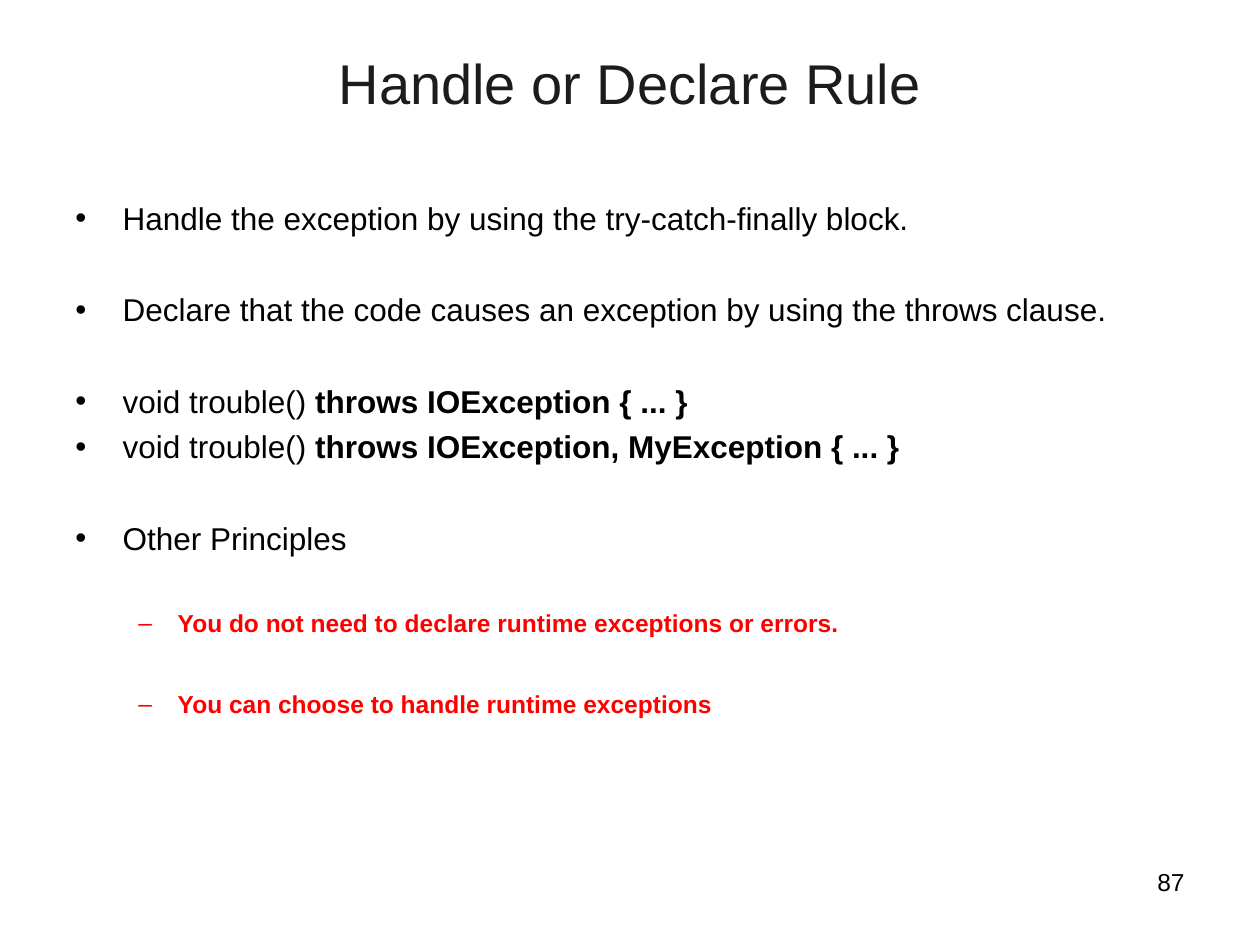
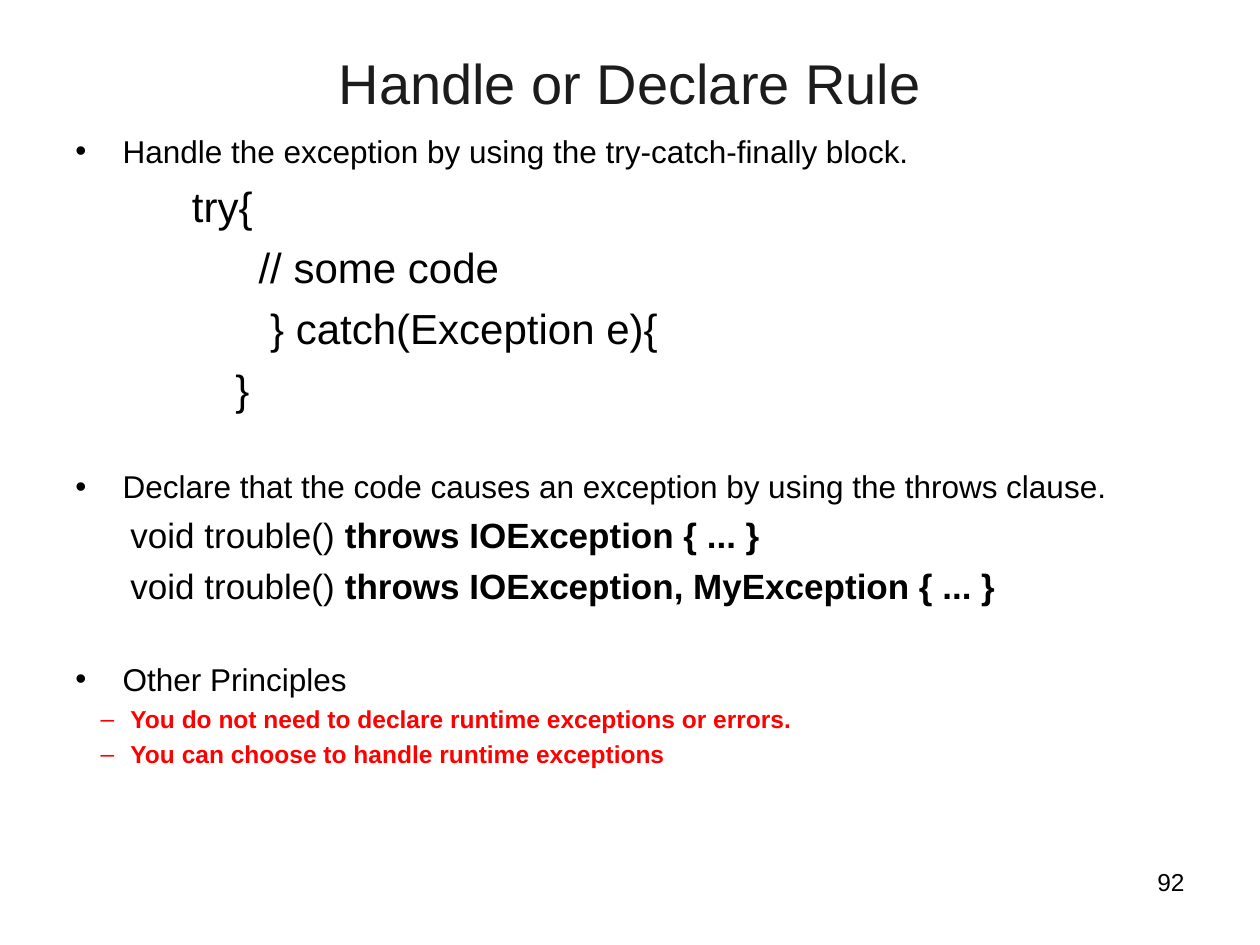
Before and after one commit to vatsanTraining/freshers_dec_2021, a slide deck: slide 92 of JavaModule_2_Excella.ppt (slide 87 before the commit). Drawn at 1260x945 pixels with LibreOffice and Linux fonts; fonts in the diff are those of the drawing; background and template pictures are left out. Boxes give left, top, right and bottom in pixels: in the first picture for what was removed or moved away, otherwise in the second. Text is boxed around its words. In the diff, an @@ line names an element or a change of style, - is before the commit and + after.

```diff
--- a/JavaModule_2_Excella.ppt
+++ b/JavaModule_2_Excella.ppt
@@ text "Handle the exception by using ...": place and size @@
-text "Handle the exception by using ..." at [123, 207, 1106, 718]
+text "Handle the exception by using ..." at [123, 140, 1106, 768]
@@ text at [192, 191, 657, 352]: paragraphs added @@
+  try{
+  // some code
+  } catch(Exception e){
+  }
@@ text at [130, 522, 909, 768]: size 18 to 20 pt in "void trouble() throws IOException { ... }", "void trouble() throws IOException, MyException { ... ..."; bullet • to none; list level 1 to 2 in "void trouble() throws IOException { ..."; list level 1 to 2 in "void trouble() throws IOException, MyException ..."; indent changed @@
@@ page number at [1157, 874, 1184, 892]: text changed @@
-87
+92
```
Also in this commit, not shown: 11 other slides changed, 16 slides added, 9 slides removed.
